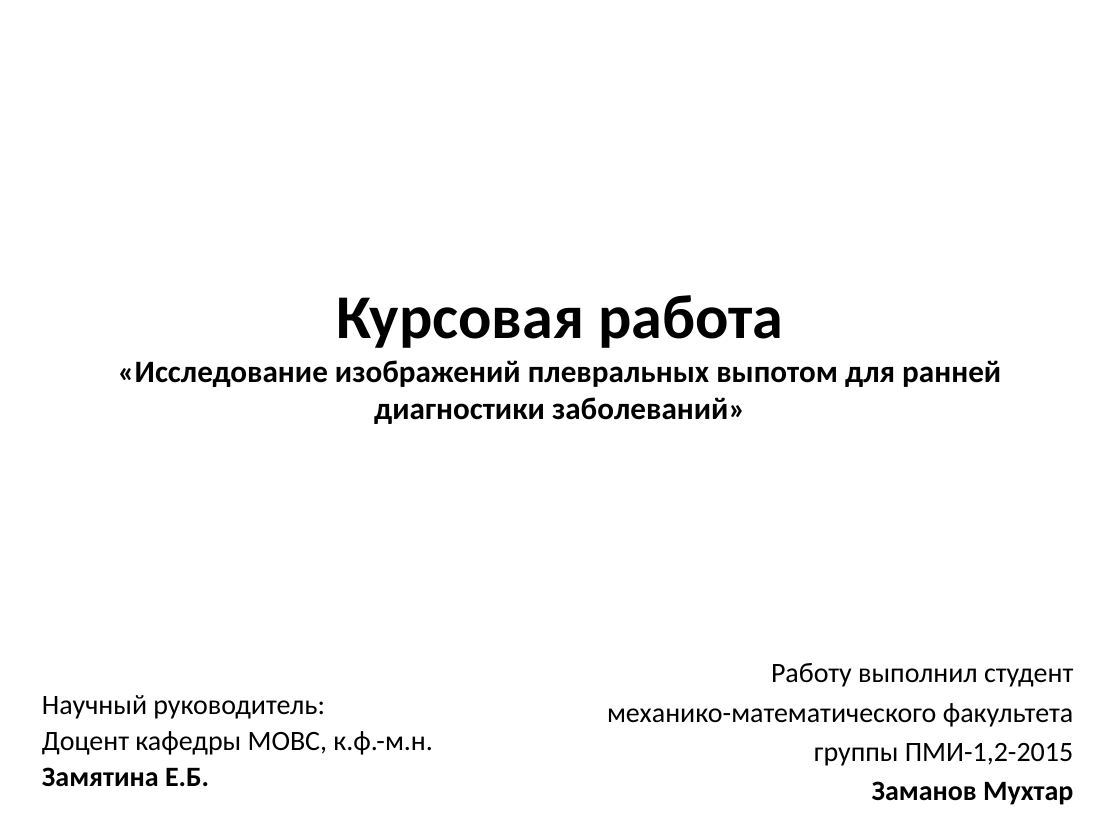
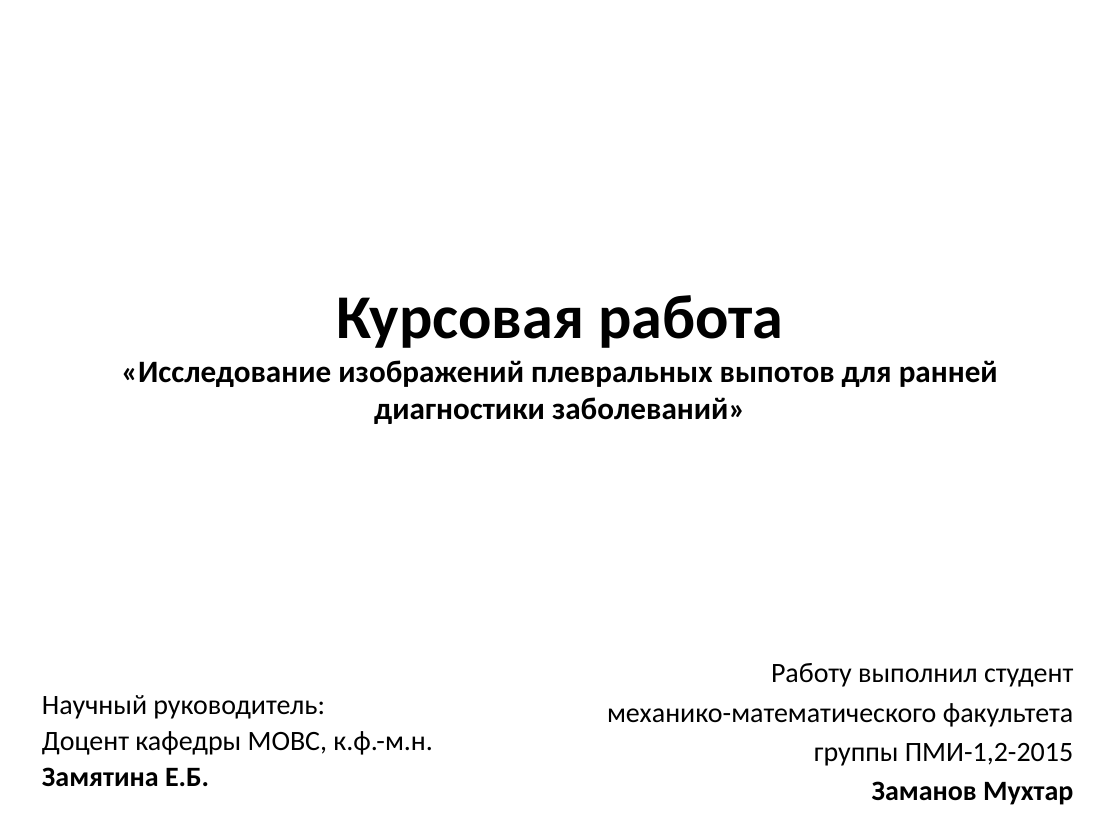
Before and after one commit to misha1020/Disease-diagnosis, a slide deck: slide 1 of Курсовая (ВКР) Заманов.pptx. Drawn at 1120x840 pixels with LibreOffice and Linux fonts; fonts in the diff are those of the drawing. Boxes give left, top, right and bottom in pixels: in the first picture for what was removed or moved away, otherwise in the second. Text is boxed around its words. In the diff, an @@ line names an element or a change of style, - is before the commit and + after.

```diff
--- a/Курсовая (ВКР) Заманов.pptx
+++ b/Курсовая (ВКР) Заманов.pptx
@@ title at [121, 295, 998, 424]: text changed @@
-Курсовая работа
-«Исследование изображений плевральных выпотом для ранней диагностики заболеваний»
+Курсовая работа
+«Исследование изображений плевральных выпотов для ранней диагностики заболеваний»
```
Also in this commit, not shown: 1 other file.
